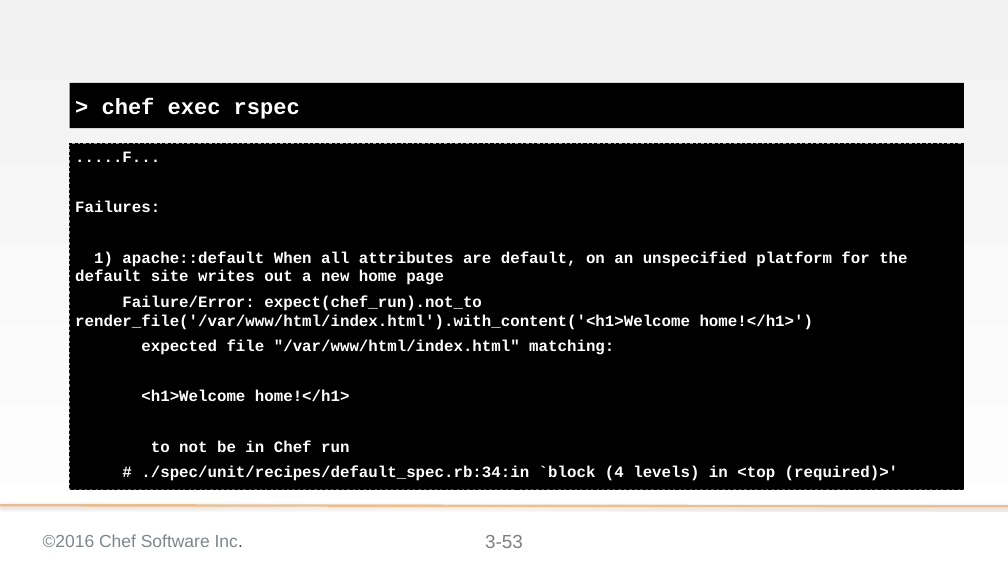
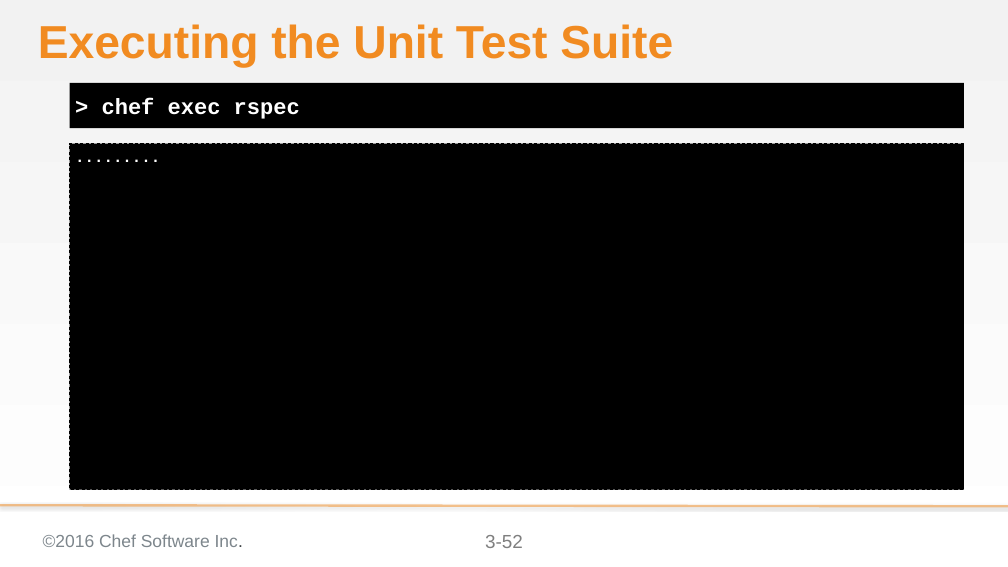
Before and after one commit to chef-training/extending_cookbooks, a slide deck: slide 52 of 03-creating_a_custom_resource-linux.pptx (slide 53 before the commit). Drawn at 1008x567 pixels with LibreOffice and Linux fonts; fonts in the diff are those of the drawing; background and template pictures are left out. Boxes give left, top, right and bottom in pixels: in the first picture for what was removed or moved away, otherwise in the second. Text is boxed around its words. In the diff, an @@ line names an element or a change of style, - is before the commit and + after.

Commit message:
Updates to the 03 module to add remaining titles

```diff
--- a/03-creating_a_custom_resource-linux.pptx
+++ b/03-creating_a_custom_resource-linux.pptx
@@ title added at (38,24,673,68), 58.7 pt, text #F18B21, bold @@
+Executing the Unit Test Suite
@@ text at (75,151,907,481): text changed @@
-.....F...
-Failures:
-1) apache::default When all attributes are default, on an unspecified platform for the default site writes out a new home page
-Failure/Error: expect(chef_run).not_to render_file('/var/www/html/index.html').with_content('<h1>Welcome home!</h1>')
-expected file "/var/www/html/index.html" matching:
-<h1>Welcome home!</h1>
-to not be in Chef run
-# ./spec/unit/recipes/default_spec.rb:34:in `block (4 levels) in <top (required)>'
+.........
@@ page number at (485,535,523,548): text changed @@
-3-53
+3-52
```
Also in this commit, not shown: 43 other slides changed.
